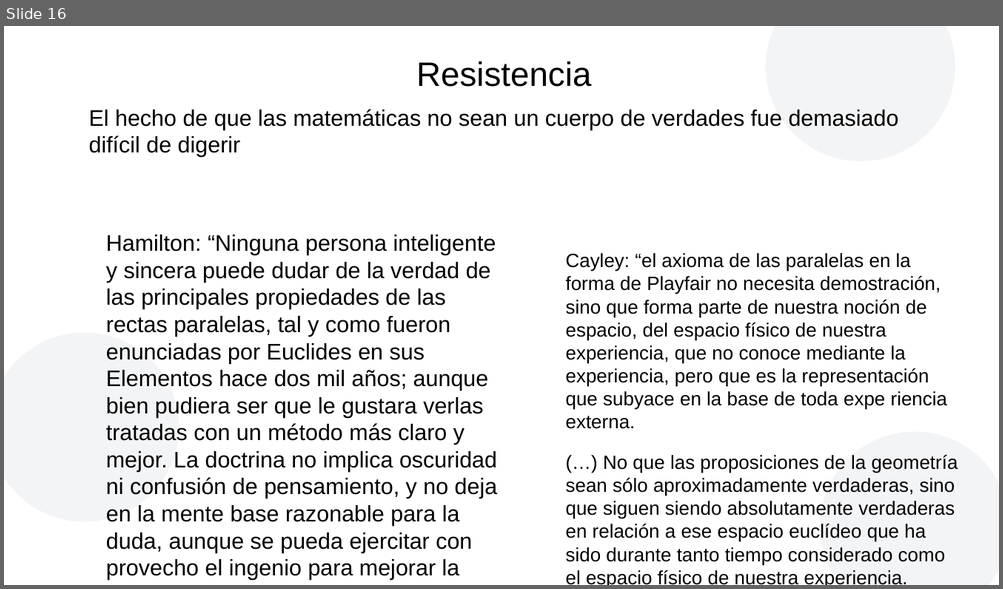
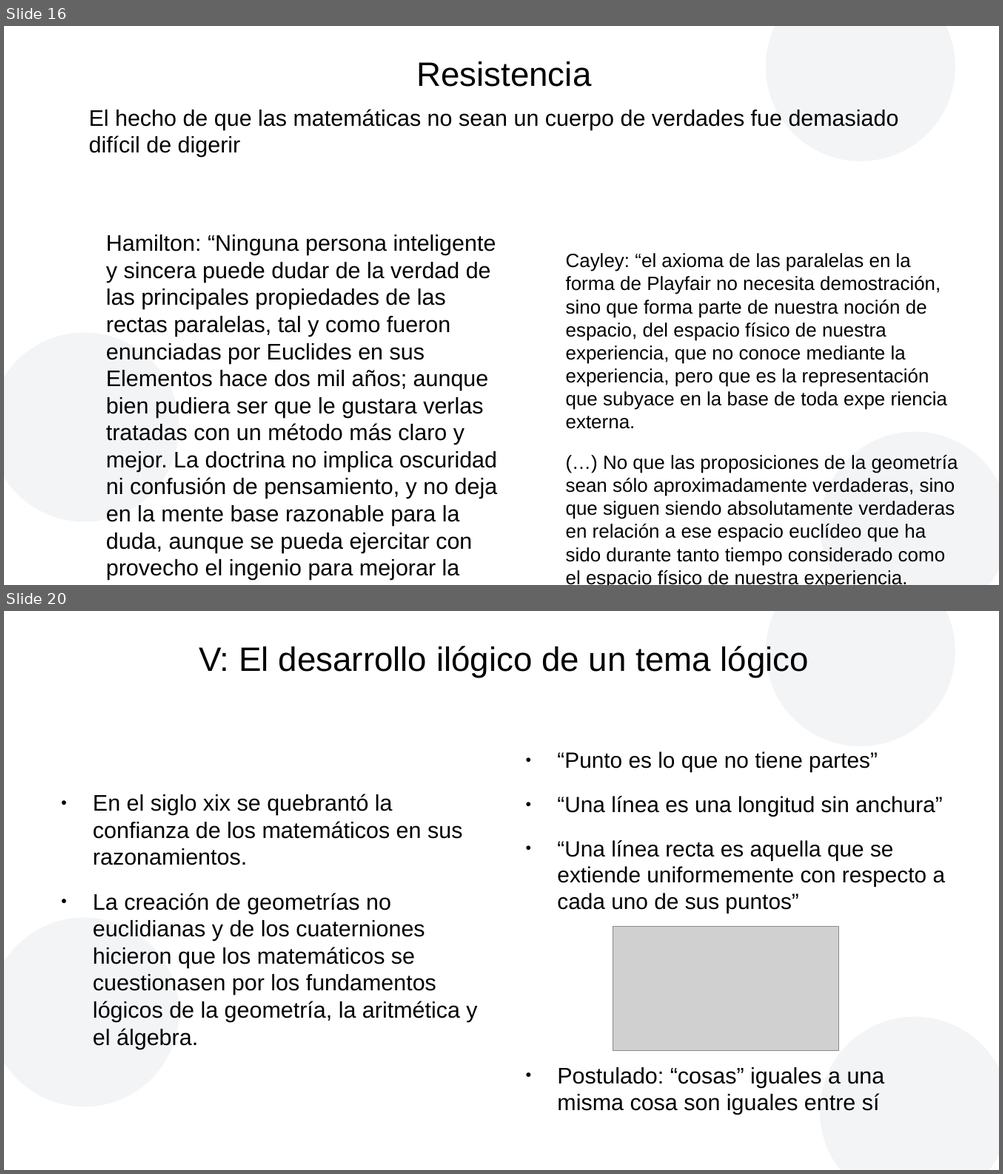
Before and after one commit to AmelieBernes/MonteCarlo_Casella, a slide deck: presentacionKlein.odp. Shown one above the other, each under a label of ours: slide 16 before the commit, slides 16 and 20 after it; the slides between them are not shown. The pictures are 1003x589 and 1003x1174 pixels, drawn with LibreOffice and Linux fonts; fonts in the diff are those of the drawing; grey boxes stand for pictures; background and template pictures are left out. Boxes give left, top, right and bottom in pixels: in the first picture for what was removed or moved away, otherwise in the second. Text is boxed around its words. In the diff, an @@ line names an element or a change of style, - is before the commit and + after.

```diff
--- a/presentacionKlein.odp
+++ b/presentacionKlein.odp
@@ slide 20 added at (x1=4, y1=611, x2=999, y2=1170), background #FFFFFF; not listed: 3 template elements that a slide beside it also shows @@
@@ title added at (x1=199, y1=646, x2=808, y2=678), 27 pt, text #000000 @@
+V: El desarrollo ilógico de un tema lógico
@@ text added at (x1=557, y1=752, x2=945, y2=914), 17.6 pt, text #000000 @@
+● “Punto es lo que no tiene partes”
+● “Una línea es una longitud sin anchura”
+● “Una línea recta es aquella que se extiende uniformemente con respecto a cada uno de sus puntos”
@@ text added at (x1=93, y1=794, x2=477, y2=1049), 18 pt, text #000000 @@
+● En el siglo xix se quebrantó la confianza de los matemáticos en sus razonamientos.
+● La creación de geometrías no euclidianas y de los cuaterniones hicieron que los matemáticos se cuestionasen por los fundamentos lógicos de la geometría, la aritmética y el álgebra.
@@ picture added at (x1=613, y1=927, x2=839, y2=1051) @@
@@ text added at (x1=557, y1=1068, x2=885, y2=1115), 18 pt, text #000000 @@
+● Postulado: “cosas” iguales a una misma cosa son iguales entre sí
```
Also in this commit, not shown: 25 other slides added, 2 other files.
